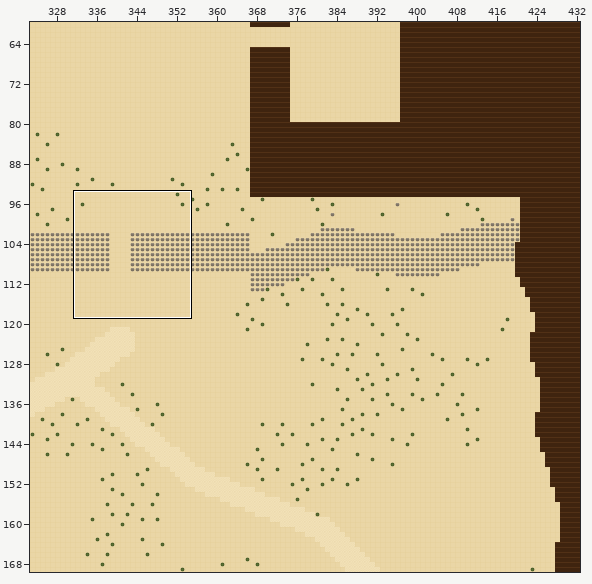
One commit to this Tiled map (JSON): maps/overworld.tmj. The first picture is a wide view before the edit; the outline marks the close-up.
Close-up. The starting point:
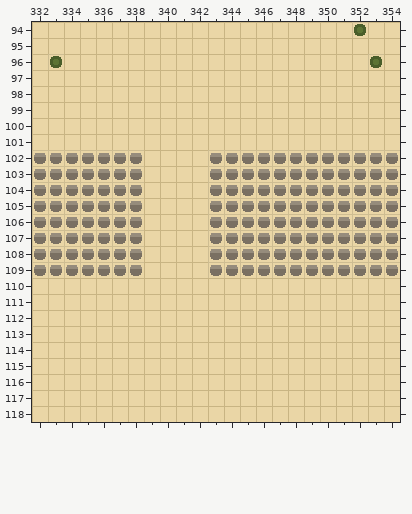
Cells are 16x16 px. Shown: x 332..354, y 94..118.
Once edited:
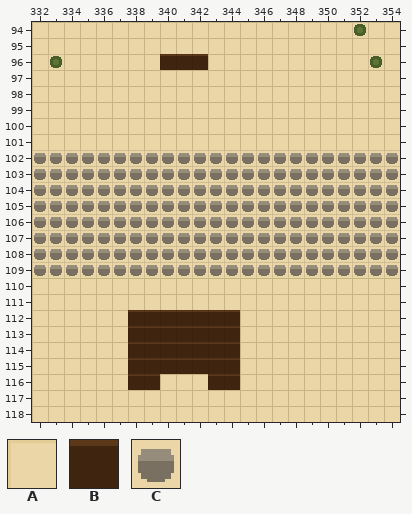
Key: from "draft": A 0, B 1, C 4.
_ is an empty cell.
The edit:
Layer "ground":
Tile A becomes tile B in row 96 at x 340 to 342; in rows 112 to 115 at x 338 to 344; in row 116 at x 338 to 339 and 343 to 344.
Tile A becomes tile C in rows 102 to 109 at x 339 to 342.
